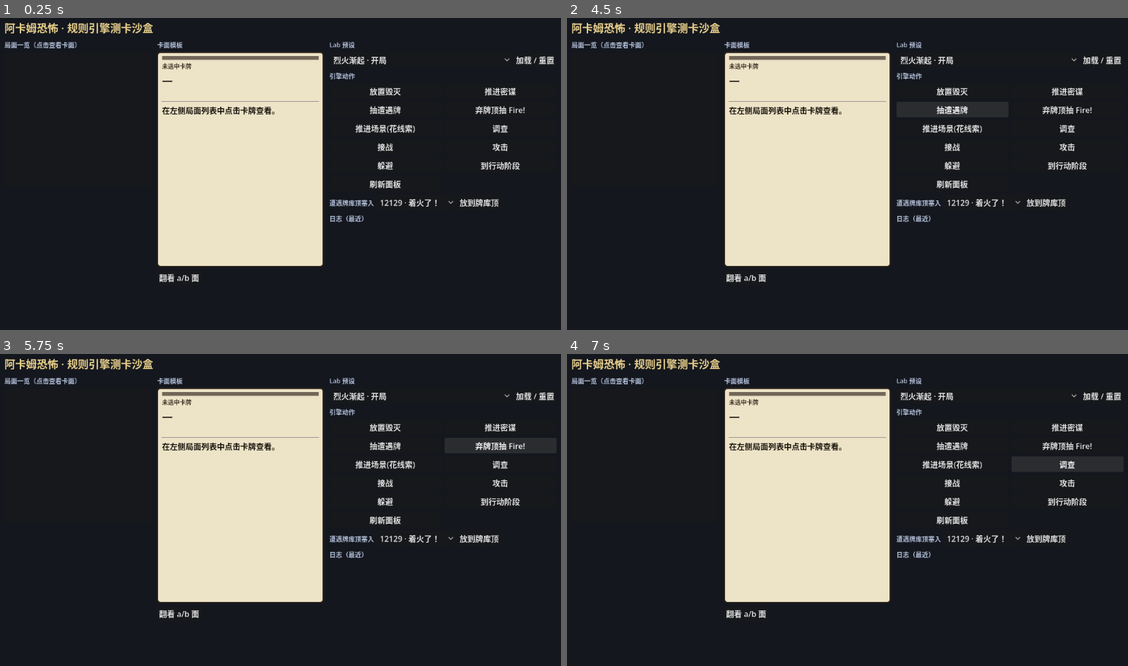
Above: before the commit, frames 1-4 (two rows, left to right).
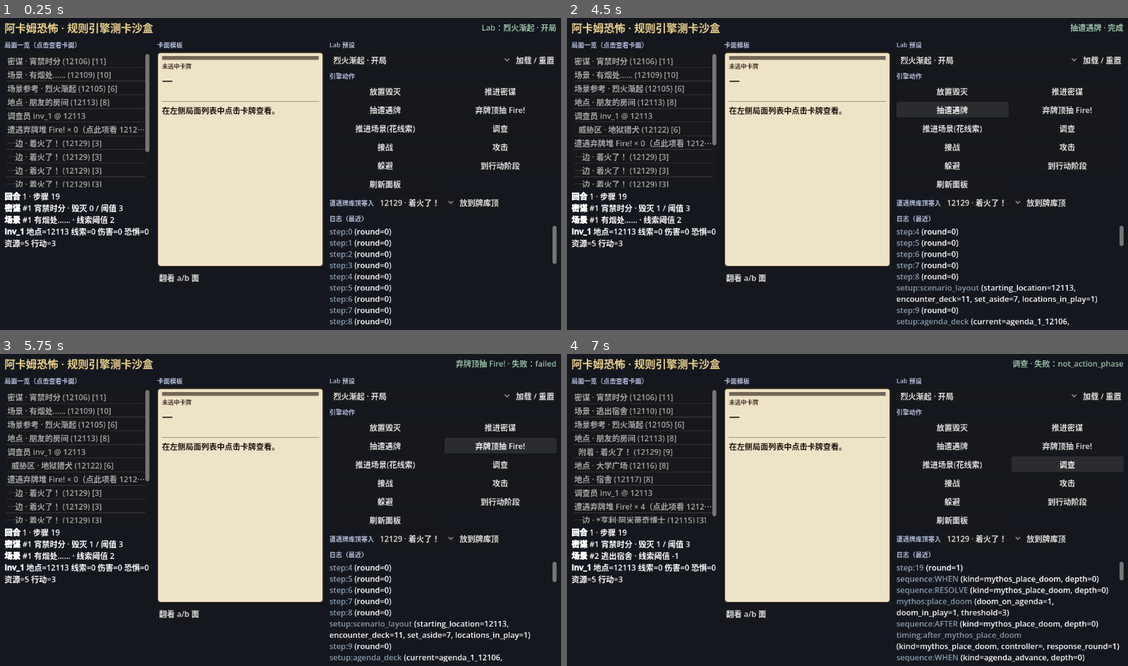
Above: after the commit, the same moments.

Repository: BlastMasterCreeper/arkhamhorror
Game: Godot game, scene res://ui/sandbox/sandbox.tscn
The game is run twice, just before and just after one commit, with the same random seed, the same clock (stepped at 60 frames per second) and the same inputs.
Inputs:
- Up to frame 1 (0.25 s): no input
- Up to frame 2 (4.5 s): click "翻看 a/b 面" at 0.5 s; click "烈火渐起 · 开局" at 1.25 s; click "加载 / 重置" at 2 s; click "放置毁灭" at 2.75 s; click "推进密谋" at 3.5 s; click "抽遭遇牌" at 4.25 s
- Up to frame 3 (5.75 s): click "弃牌顶抽 Fire!" at 5 s
- Up to frame 4 (7 s): click "推进场景(花线索)" at 5.75 s; click "调查" at 6.5 s

The runs differ from the first frame. In frame 1, 5.0% of the frame differs, in the area x 0-100%, y 1-99%; in frame 2, 5.6%; in frame 3, 5.7%; in frame 4, 6.9%.
Error before the commit: Parse Error: Could not resolve class "EnemyDefeatResolver", because of a parser error. (res://rules/subsystems/enemy_system.gd:335)

Commit message:
Fix duplicate _definition_id in EnemyDefeatResolver.
Co-authored-by: BlastMasterCreeper <BlastMasterCreeper@users.noreply.github.com>

Diff:
--- a/rules/combat/enemy_defeat_resolver.gd
+++ b/rules/combat/enemy_defeat_resolver.gd
@@ -158,10 +158,3 @@
 	card.zone = AhcEnums.Zone.REMOVED_FROM_GAME
 	if not game_ctx.state.removed_from_game.has(enemy_id):
 		game_ctx.state.removed_from_game.append(enemy_id)
-
-
-static func _definition_id(game_ctx: GameContext, enemy_id: StringName) -> StringName:
-	var card := game_ctx.state.registry.get_card(enemy_id)
-	if card == null:
-		return enemy_id
-	return card.id.definition_id
